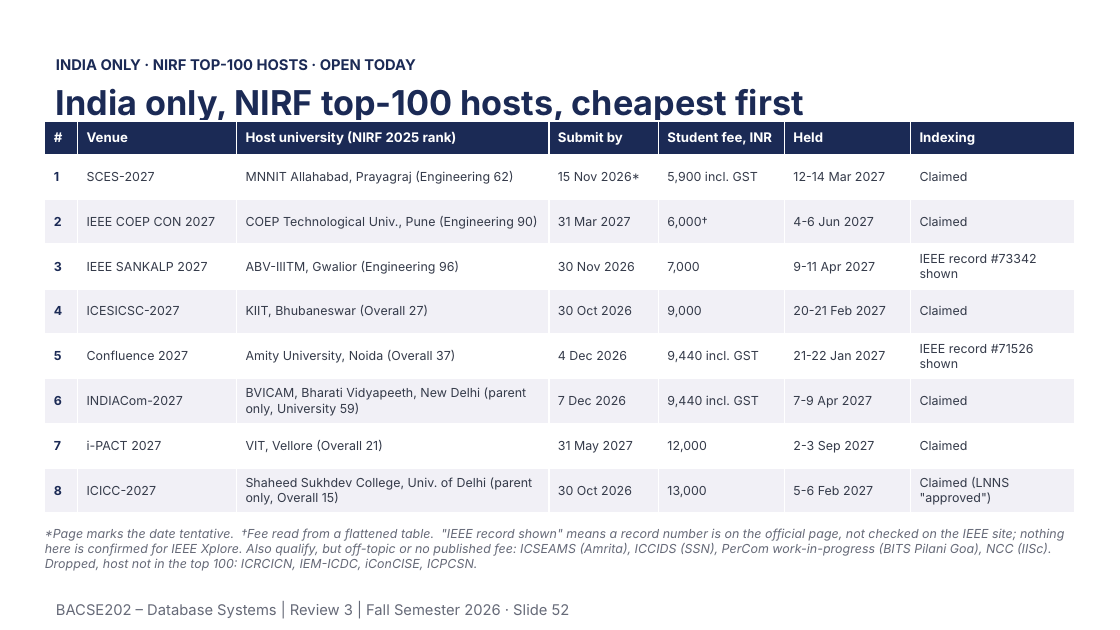
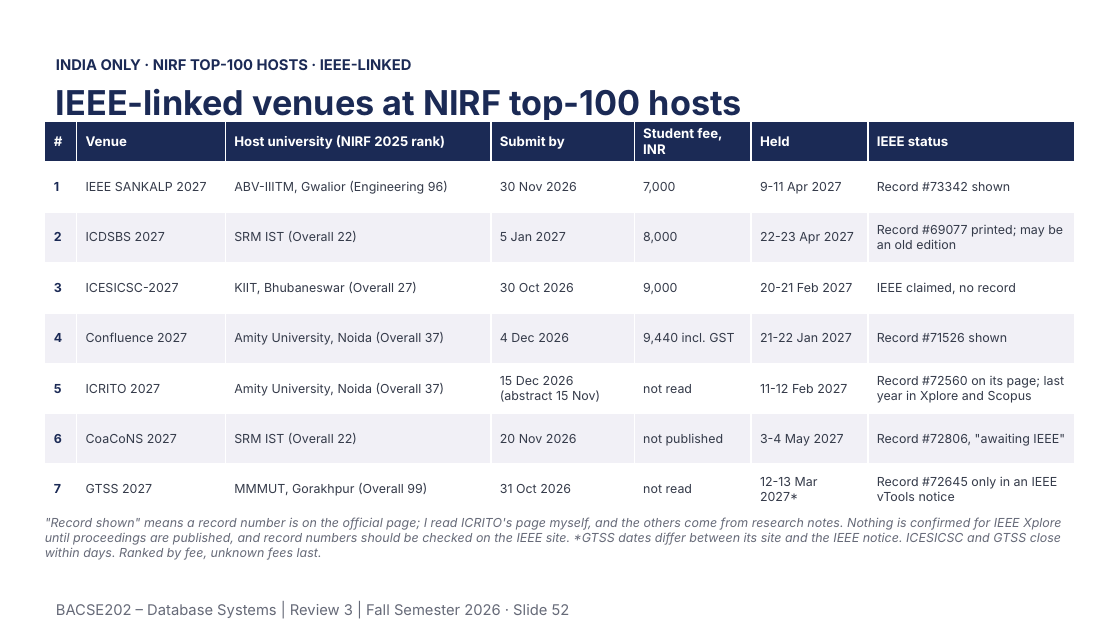
Before and after one commit to Tharakeshtj/polyvote-election-platform, a slide deck: slide 52 of docs/PolyVote_Review3_Final.pptx. Drawn at 1120x630 pixels with LibreOffice and Linux fonts; fonts in the diff are those of the drawing; background and template pictures are left out. Boxes give left, top, right and bottom in pixels: in the first picture for what was removed or moved away, otherwise in the second. Text is boxed around its words. In the diff, an @@ line names an element or a change of style, - is before the commit and + after.

```diff
--- a/docs/PolyVote_Review3_Final.pptx
+++ b/docs/PolyVote_Review3_Final.pptx
@@ text at <box>56,59,412,70</box>: text changed @@
-INDIA ONLY · NIRF TOP-100 HOSTS · OPEN TODAY
+INDIA ONLY · NIRF TOP-100 HOSTS · IEEE-LINKED
@@ text at <box>56,88,742,123</box>: text changed @@
-India only, NIRF top-100 hosts, cheapest first
+IEEE-linked venues at NIRF top-100 hosts
@@ table at <box>45,121,1074,507</box> @@
-row 1: # | Venue | Host university (NIRF 2025 rank) | Submit by | Student fee, INR | Held | Indexing
-row 2: 1 | SCES-2027 | MNNIT Allahabad, Prayagraj (Engineering 62) | 15 Nov 2026* | 5,900 incl. GST | 12-14 Mar 2027 | Claimed
-row 3: 2 | IEEE COEP CON 2027 | COEP Technological Univ., Pune (Engineering 90) | 31 Mar 2027 | 6,000† | 4-6 Jun 2027 | Claimed
-row 4: 3 | IEEE SANKALP 2027 | ABV-IIITM, Gwalior (Engineering 96) | 30 Nov 2026 | 7,000 | 9-11 Apr 2027 | IEEE record #73342 shown
-row 5: 4 | ICESICSC-2027 | KIIT, Bhubaneswar (Overall 27) | 30 Oct 2026 | 9,000 | 20-21 Feb 2027 | Claimed
-row 6: 5 | Confluence 2027 | Amity University, Noida (Overall 37) | 4 Dec 2026 | 9,440 incl. GST | 21-22 Jan 2027 | IEEE record #71526 shown
-row 7: 6 | INDIACom-2027 | BVICAM, Bharati Vidyapeeth, New Delhi (parent only, University 59) | 7 Dec 2026 | 9,440 incl. GST | 7-9 Apr 2027 | Claimed
-row 8: 7 | i-PACT 2027 | VIT, Vellore (Overall 21) | 31 May 2027 | 12,000 | 2-3 Sep 2027 | Claimed
-row 9: 8 | ICICC-2027 | Shaheed Sukhdev College, Univ. of Delhi (parent only, Overall 15) | 30 Oct 2026 | 13,000 | 5-6 Feb 2027 | Claimed (LNNS "approved")
+row 1: # | Venue | Host university (NIRF 2025 rank) | Submit by | Student fee, INR | Held | IEEE status
+row 2: 1 | IEEE SANKALP 2027 | ABV-IIITM, Gwalior (Engineering 96) | 30 Nov 2026 | 7,000 | 9-11 Apr 2027 | Record #73342 shown
+row 3: 2 | ICDSBS 2027 | SRM IST (Overall 22) | 5 Jan 2027 | 8,000 | 22-23 Apr 2027 | Record #69077 printed; may be an old edition
+row 4: 3 | ICESICSC-2027 | KIIT, Bhubaneswar (Overall 27) | 30 Oct 2026 | 9,000 | 20-21 Feb 2027 | IEEE claimed, no record
+row 5: 4 | Confluence 2027 | Amity University, Noida (Overall 37) | 4 Dec 2026 | 9,440 incl. GST | 21-22 Jan 2027 | Record #71526 shown
+row 6: 5 | ICRITO 2027 | Amity University, Noida (Overall 37) | 15 Dec 2026 (abstract 15 Nov) | not read | 11-12 Feb 2027 | Record #72560 on its page; last year in Xplore and Scopus
+row 7: 6 | CoaCoNS 2027 | SRM IST (Overall 22) | 20 Nov 2026 | not published | 3-4 May 2027 | Record #72806, "awaiting IEEE"
+row 8: 7 | GTSS 2027 | MMMUT, Gorakhpur (Overall 99) | 31 Oct 2026 | not read | 12-13 Mar 2027* | Record #72645 only in an IEEE vTools notice
@@ text at <box>45,517,1061,560</box>: text changed @@
-*Page marks the date tentative. †Fee read from a flattened table. "IEEE record shown" means a record number is on the official page, not checked on the IEEE site; nothing here is confirmed for IEEE Xplore. Also qualify, but off-topic or no published fee: ICSEAMS (Amrita), ICCIDS (SSN), PerCom work-in-progress (BITS Pilani Goa), NCC (IISc). Dropped, host not in the top 100: ICRCICN, IEM-ICDC, iConCISE, ICPCSN.
+"Record shown" means a record number is on the official page; I read ICRITO's page myself, and the others come from research notes. Nothing is confirmed for IEEE Xplore until proceedings are published, and record numbers should be checked on the IEEE site. *GTSS dates differ between its site and the IEEE notice. ICESICSC and GTSS close within days. Ranked by fee, unknown fees last.
```
Also in this commit, not shown: 4 other slides changed, 1 slide added, 9 other files.
